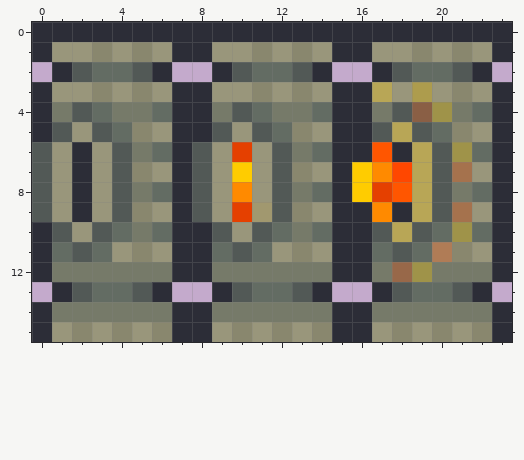
Two states of a pixel-art sprite, media/shooter.png. This is how it looked before the edit.
The file is 24x16 pixels.
Now the later version:
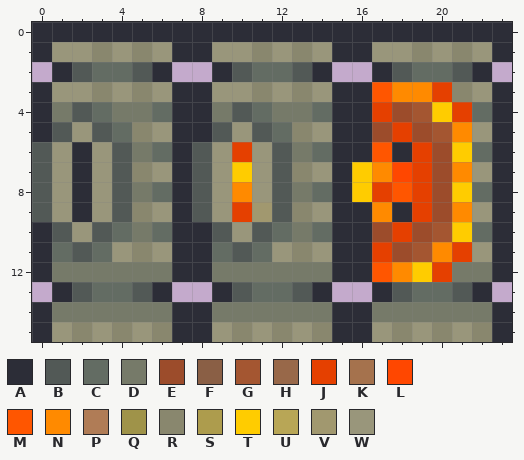
Palette (. is transparent): A #2c2d37  B #525956  C #636c63  D #767a69  E #9c4c2b  F #8a5f45  G #a45631  H #986849  J #e54000  K #a5724d  L #ff4700  M #ff5600  N #ff8a00  P #b07c56  Q #9f9349  R #89876e  S #ad9c4d  T #ffcc00  U #b8a656  V #a1986f  W #99967b
What changed:
y 3: x 17..20 UWSW -> MNNJ
y 4: x 17..21 DBFQD -> JEGTJ
y 5: x 17..21 BUBCR -> EJEGN
y 6: x 19..21 UBQ -> JET
y 7: x 19..21 UBK -> JEN
y 8: x 19..21 UBD -> JET
y 9: x 19..21 UBK -> JEN
y 10: x 17..21 BUBCQ -> EJEGT
y 11: x 17..21 CBCPR -> JEGNJ
y 12: x 17..20 DHQD -> MNTJ
